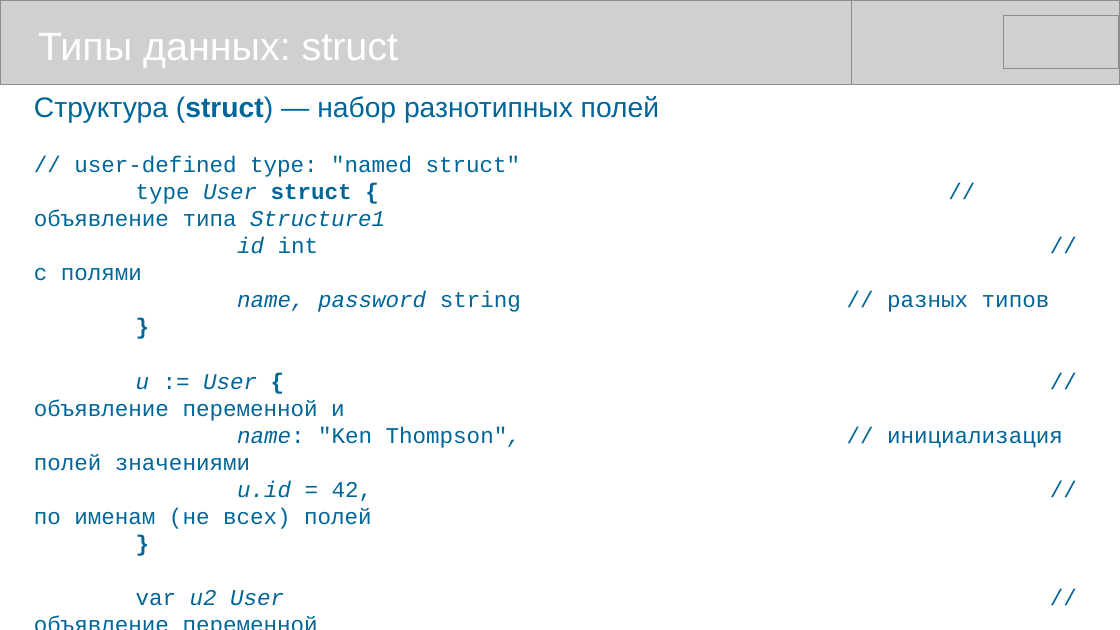
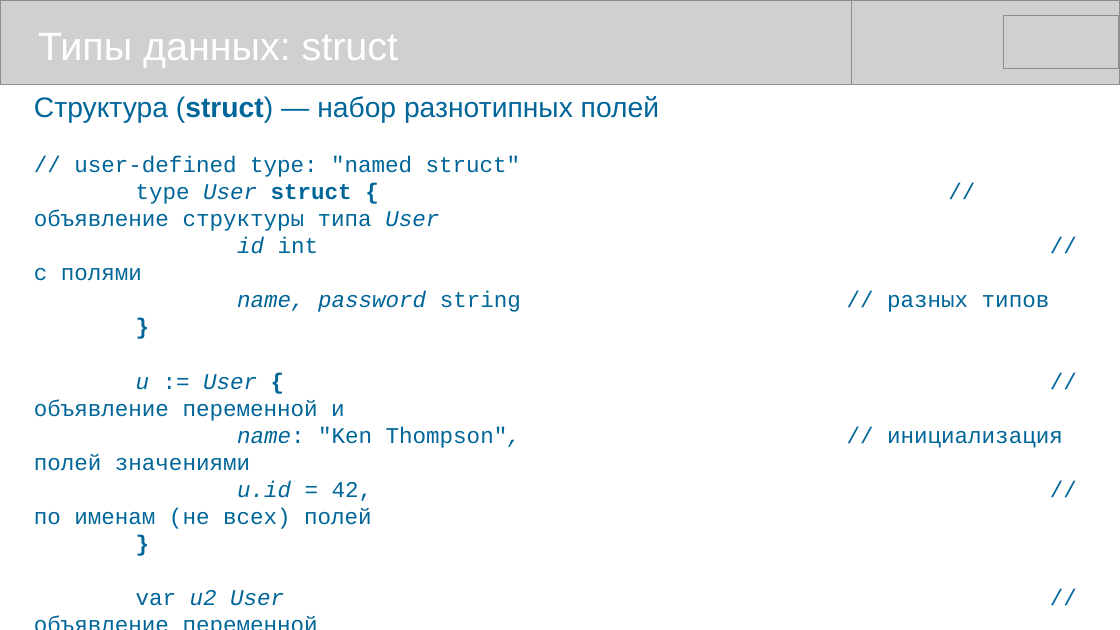
Before and after one commit to mike-shock/Go_language, a slide deck: slide 18 of Go_Preview.odp. Drawn at 1120x630 pixels with LibreOffice and Linux fonts; fonts in the diff are those of the drawing; grey boxes stand for pictures. Boxes give left, top, right and bottom in pixels: in the first picture for what was removed or moved away, otherwise in the second. Text is boxed around its words. In the diff, an @@ line names an element or a change of style, - is before the commit and + after.

```diff
--- a/Go_Preview.odp
+++ b/Go_Preview.odp
@@ text at (34, 184, 439, 231): text changed @@
-type User struct { // объявление типа Structure1
+type User struct { // объявление структуры типа User
```
Also in this commit, not shown: 12 other slides changed, 2 slides added, 1 slide removed, 1 other file.
